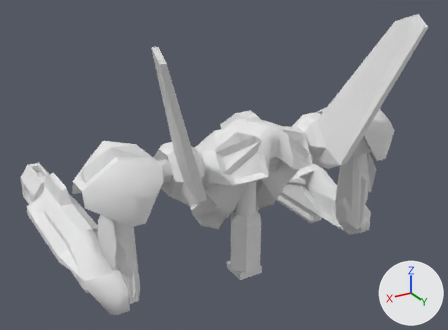
Renders of the FBX model Assets/tempassets/Mech_walkcycle_torso.FBX from each side of a commit.
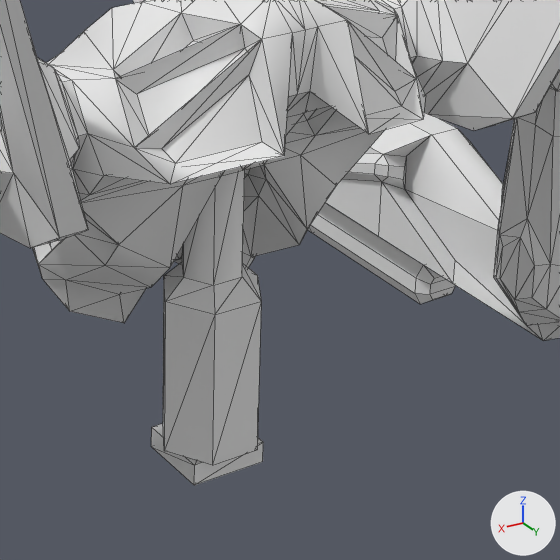
Each version appears first whole from a camera (50 mm lens) standing at (5.75, 9.48, 10.18) and looking at (-0.23, -0.49, 5.19), and next in a close-up on the part from 40% to 79% of the width and 39% to 92% of the height. The lights are fixed; the arrows at lower right show +X, +Y and +Z. The close-ups show mesh edges as thin lines. Where no turn or scale is listed for an object, it has been applied to the vertices. Vertices at the same position are counted once.

In view in the first close-up: 'R_arm001', 'R_cannon001', 'Spine001', 'Torso001', 'Torso_pelvis_hidden'.
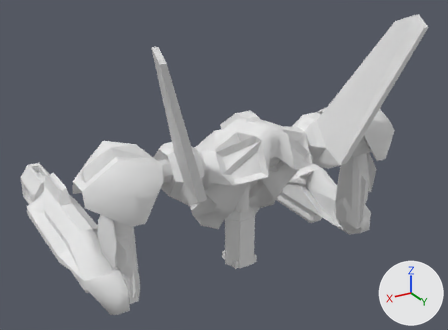
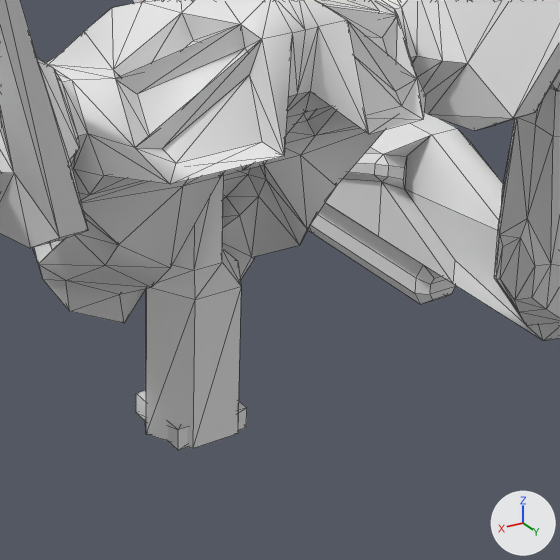
What differs and where, as boxes (x1, y1, x2, y2) in the close-ups (560 x 560 px):
'Spine001', moved: before (163, 170, 261, 465); after (145, 176, 241, 448)
'Torso_pelvis_hidden', moved: before (151, 424, 263, 485); after (136, 390, 247, 450)

What changed in the scene script:
```text
Change me_mesh_008:
    where me_mesh_008.from_pydata(...)  # 8 vertices, 12 faces; spans x -0.25..0.25, y -0.25..0.25, z 0.0..0.143
    used by ob_torso_pelvis_hidden; location = (0.0, 0.666, 3.4)
    me_mesh_008 part 1: the whole mesh is moved by (0.0, 0.001, 0.086)
Change ob_spine001:
    ob_spine001.location: (0.0, 0.694, 0.0) -> (0.0, 0.477, 0.0)
Change ob_torso_pelvis_hidden:
    ob_torso_pelvis_hidden.location: (0.0, 0.666, 3.4) -> (0.0, 0.477, 3.461)
```
